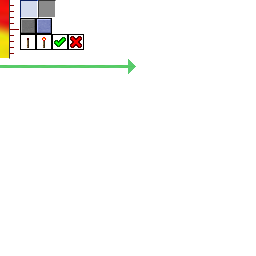
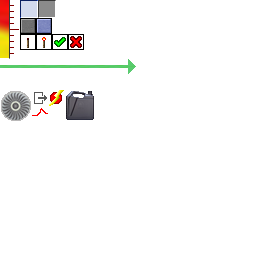
Comparing the layer stacks of the two 256×256 images. Changes:
added layer "peak" above "output" over [32, 108, 48, 116]
added layer "output" above "Turbine" over [34, 92, 47, 104]
added layer "Turbine" above "button" over [1, 91, 31, 121]
added layer "fluid" above "power" over [66, 91, 94, 120]
added layer "power" above "Layer 3" over [49, 90, 64, 106]
